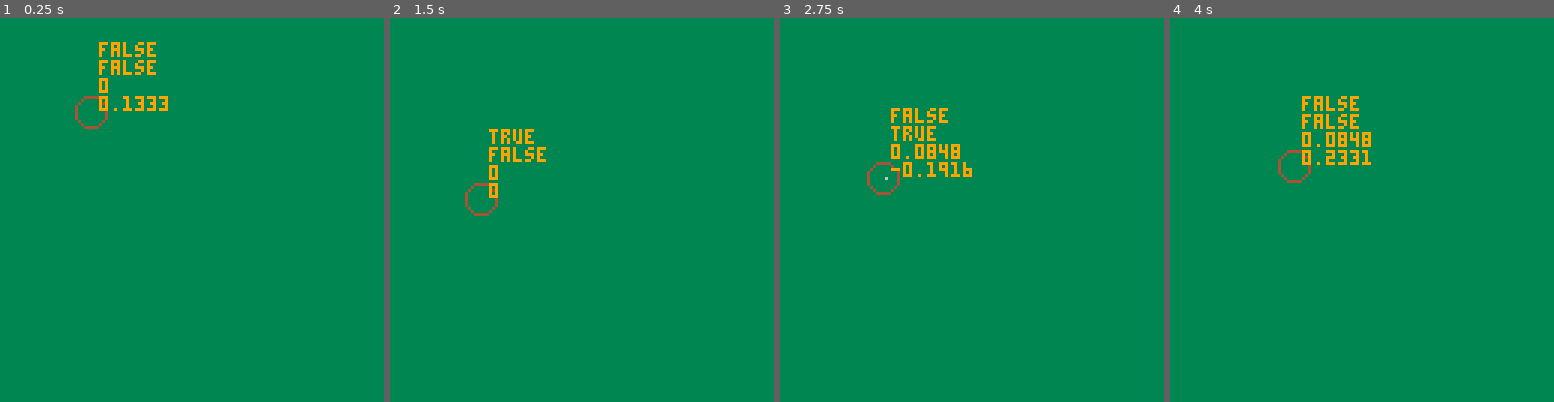
Above: before the commit, frames 1-4 (left to right).
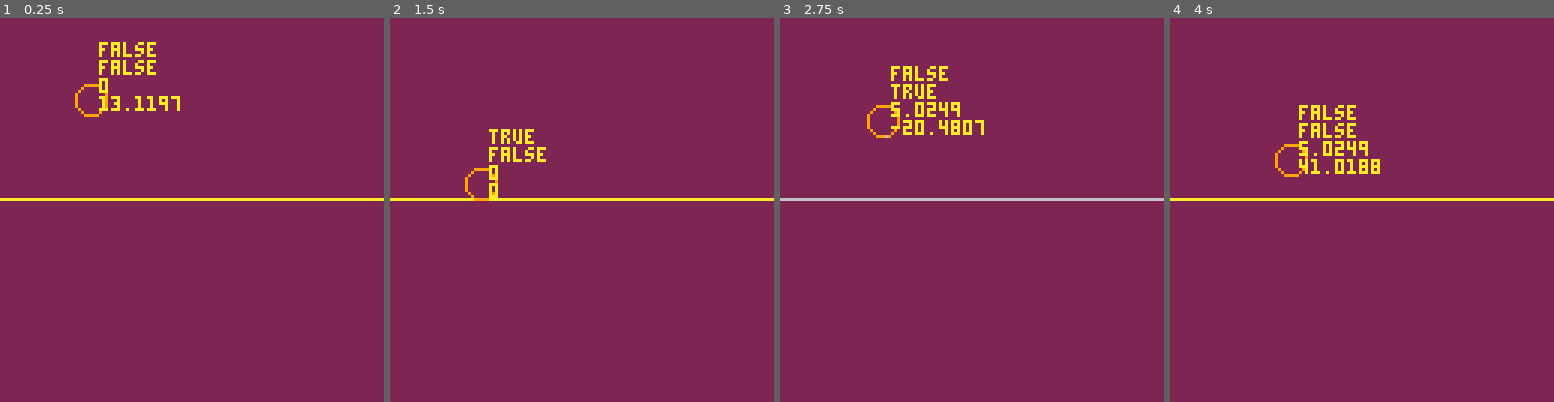
Above: after the commit, the same moments.

Repository: dr-jam/GamePlatforms
Game: PICO-8 cartridge carts/phys.p8
Same seed, same stepped clock (60 frames per second), same inputs: the game is played once before the commit and once after it.
Inputs:
- Up to frame 1 (0.25 s): no input
- Up to frame 2 (1.5 s): no input
- Up to frame 3 (2.75 s): hold Right 1.6-2.1 s; hold Up 2.15-2.42 s; hold Right from 2.47 s (still down)
- Up to frame 4 (4 s): release Right at 3.03 s; hold Left 3.08-3.58 s

The runs differ from the first frame. In frame 1, 100% of the frame differs, in the area x 0-100%, y 0-100%; in frame 2, 100%; in frame 3, 100%; in frame 4, 100%.

Commit message:
Updated for 2019.

Diff:
--- a/carts/phys.p8
+++ b/carts/phys.p8
@@ -2,9 +2,9 @@
 version 16
 __lua__
 --basic world parameters
-g = {x=0,y=0.5}
+g = {x=0,y=49.2}
 floor = 60
-drag = 0.3
+drag = 4.5
 
 player = {}
 --position of the player
@@ -16,12 +16,16 @@
 player.my = 0
 
 --player movement speed
-player.speed = 0.5
-player.jump = {x=0,y=-12}
+player.accel = 15
+player.velx = 0
+player.vely = 0
+player.maxvel = 12
+player.jumpvel = {x=0,y=-50}
 player.jumping = false
 player.jumpdur = 1
 player.jumpt = 0
 player.canjump = false
+player.radius = 9
 
 prev_t = 0
 
@@ -35,16 +39,27 @@
 
 	--player movement
 	if btn(0) and player.canjump then
-		player.mx += -1 * player.speed * dt
+	 --player.vel += player.accel * dt
+		player.velx += -1 * player.accel * dt
 	end
 
 	if btn(1) and player.canjump then
-		player.mx += player.speed * dt
+		-- player.mx += player.vel * dt
+		player.velx += player.accel * dt
 	end
+
+if player.velx > player.maxvel then
+	 player.velx = player.maxvel
+end
+
+if player.velx < -player.maxvel then
+	 player.velx = -player.maxvel
+end
 
 	if btn(2) and player.canjump then
 		player.jumping = true
 		player.canjump = false
+		player.vely = player.jumpvel.y
 		player.jumpt = player.jumpdur
 	end
 
@@ -54,32 +69,32 @@
 	end
 
 	if player.jumping then
-		player.my = player.jump.y * dt
+		-- player.vely = player.jumpvel.y * dt
 		player.jumpt -= dt
 	end
 
 
 	--drag
 	if player.canjump then
-		if player.mx < -drag * dt then
-			player.mx += drag * dt
-		elseif player.mx > drag * dt then
-			player.mx += -1 * drag * dt
+		if player.velx < -drag * dt then
+			player.velx += drag * dt
+		elseif player.velx > drag * dt then
+			player.velx += -1 * drag * dt
 		else
-			player.mx = 0
+			player.velx = 0
 		end
  end
 
 	--gravity
-	player.mx += g.x * dt
-	player.my += g.y * dt
+	player.velx += g.x * dt
+	player.vely += g.y * dt
 
-	player.x += player.mx
-	player.y += player.my
+	player.x += player.velx * dt
+	player.y += player.vely * dt
 
 	if player.y > floor then
 		player.y = floor
-		player.my = 0
+		player.vely = 0
 		player.jumping = false
 		player.canjump = true
 	end
@@ -89,12 +104,13 @@
 end
 
 function _draw()
-	cls(3)
-	circ(player.x, player.y, 5, 4)
-	print(player.mx, player.x+3, player.y-11, 9)
-	print(player.my, player.x+3, player.y-5, 9)
-	print(player.jumping, player.x+3, player.y-17,9)
-	print(player.canjump, player.x+3, player.y-23,9)
+	cls(2)
+	line(0, 60, 128, 60)
+	circ(player.x, player.y - player.radius/2, 5, player.radius)
+	print(player.velx, player.x+3, player.y-11, 10)
+	print(player.vely, player.x+3, player.y-5, 10)
+	print(player.jumping, player.x+3, player.y-17, 10)
+	print(player.canjump, player.x+3, player.y-23, 10)
 	draw_input()
 end
 
